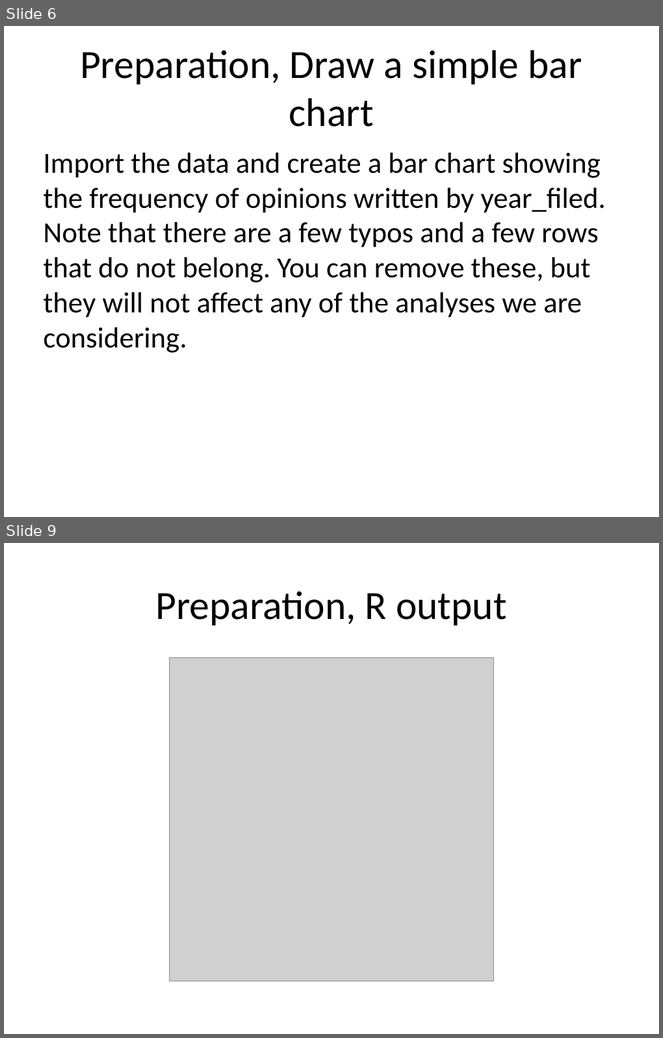
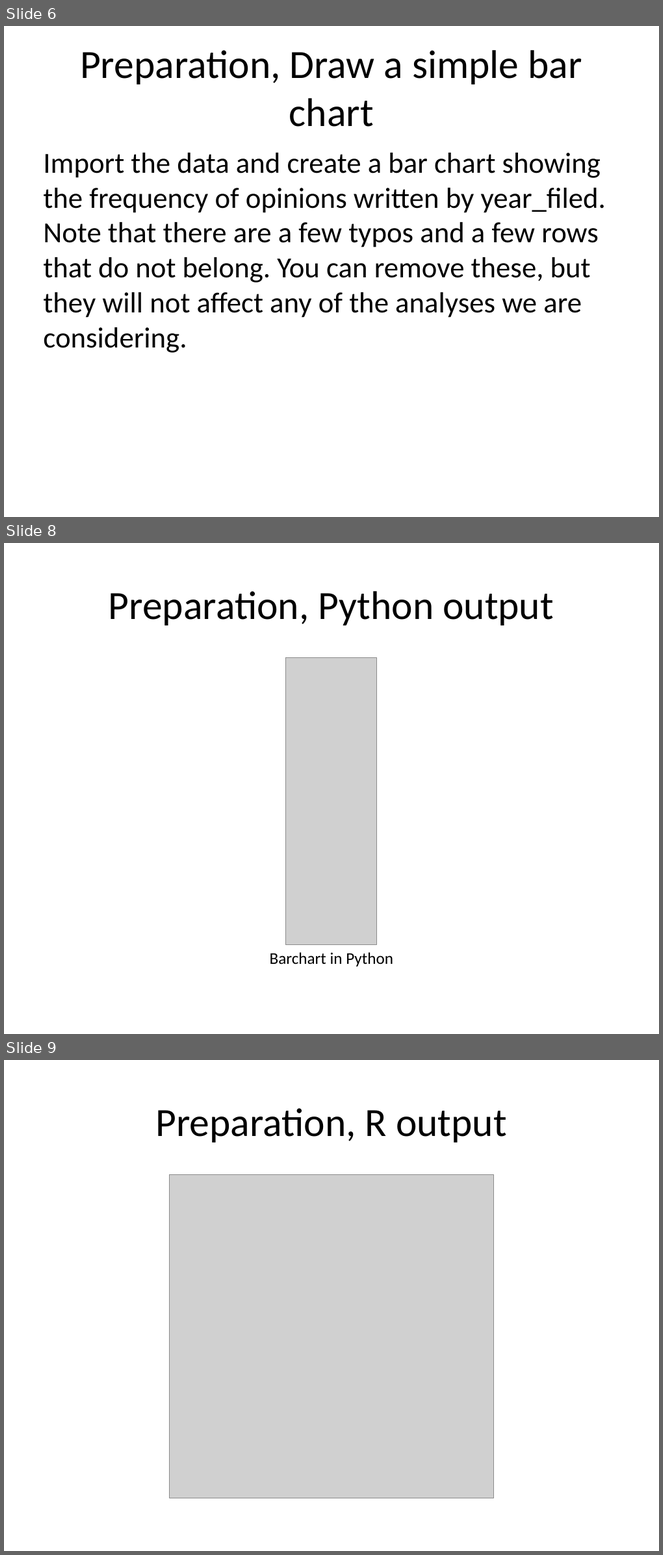
Before and after one commit to pmean/data-visualization, a slide deck: data-viz-02/component/preparation.pptx. Shown one above the other, each under a label of ours: slides 6 and 9 before the commit, slides 6, 8 and 9 after it; the slides between them are not shown. The pictures are 663x1038 and 663x1555 pixels, drawn with LibreOffice and Linux fonts; fonts in the diff are those of the drawing; grey boxes stand for pictures. Boxes give left, top, right and bottom in pixels: in the first picture for what was removed or moved away, otherwise in the second. Text is boxed around its words. In the diff, an @@ line names an element or a change of style, - is before the commit and + after.

Commit message:
Added Python and Tableau to data-viz-03 fundamentals

```diff
--- a/data-viz-02/component/preparation.pptx
+++ b/data-viz-02/component/preparation.pptx
@@ slide 8 added at [4, 543, 659, 1034], background #FFFFFF @@
@@ title added at [109, 591, 554, 626], 44 pt, text #000000 @@
+Preparation, Python output
@@ picture added at [286, 657, 378, 945] @@
@@ text added at [270, 953, 393, 967], 18 pt, text #000000 @@
+Barchart in Python
```
Also in this commit, not shown: 2 slides changed, 2 other slides added, 2 slides removed, 23 other files.
